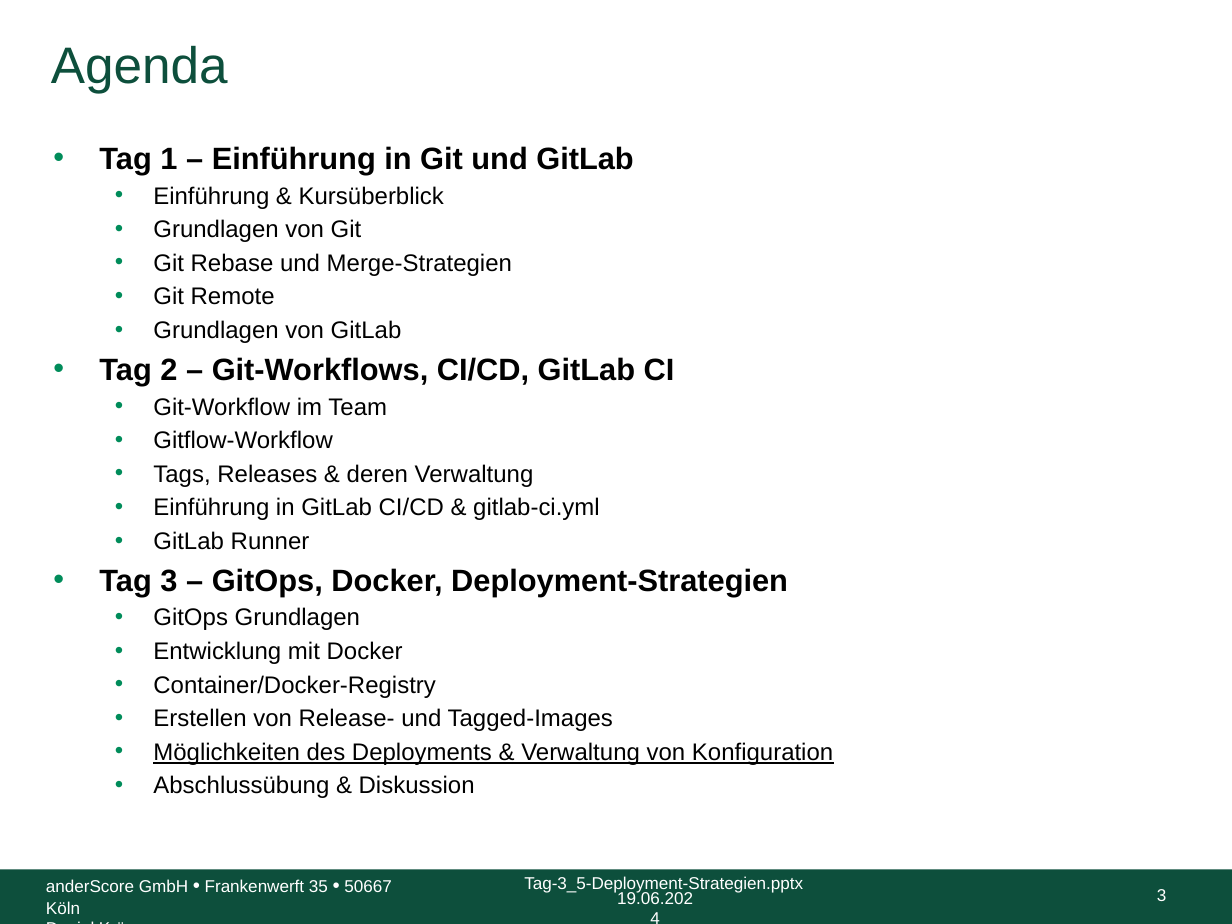
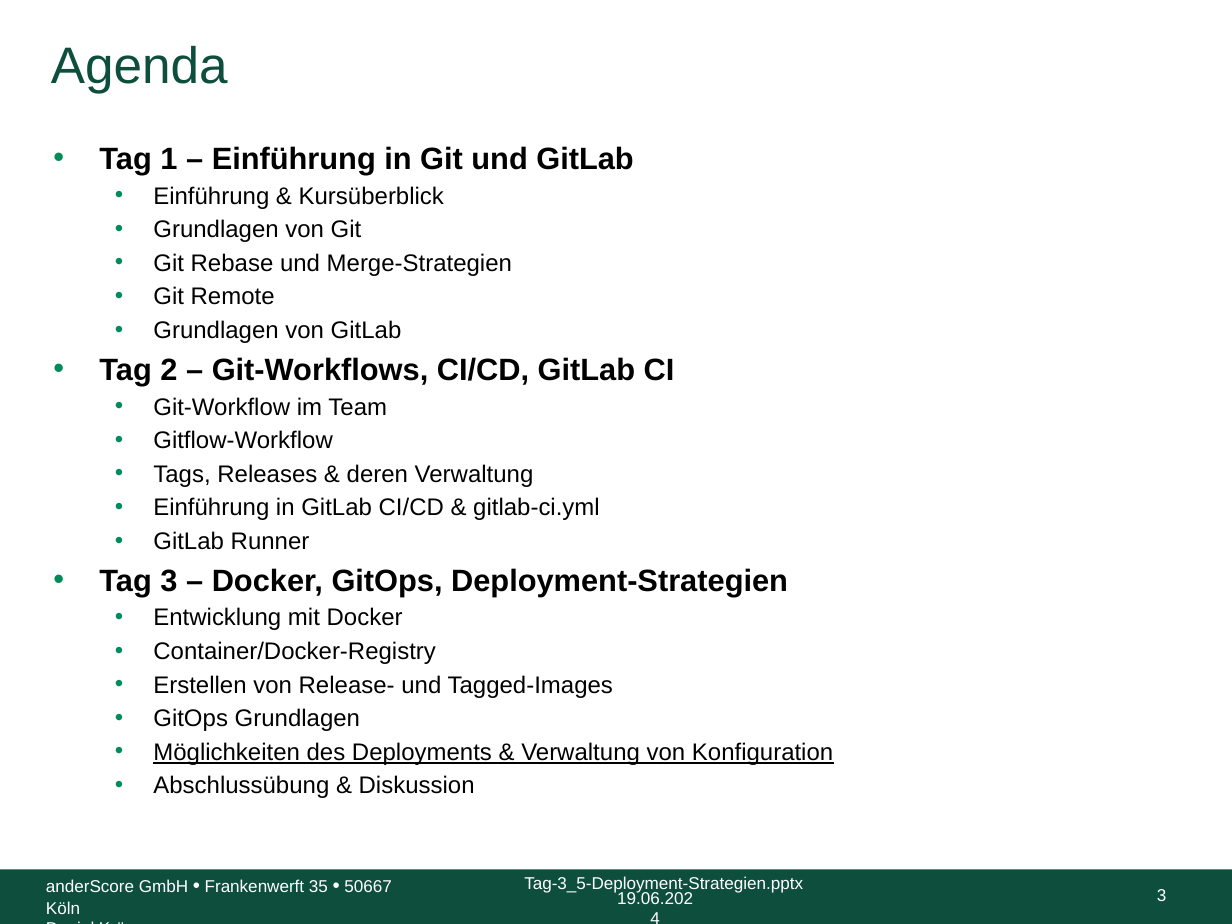
Before and after one commit to anderscore-gmbh/gitlab, a slide deck: slide 3 of slides/Tag-3_5-Deployment-Strategien.pptx. Drawn at 1232x924 pixels with LibreOffice and Linux fonts; fonts in the diff are those of the drawing; background and template pictures are left out. Boxes give left, top, right and bottom in pixels: in the first picture for what was removed or moved away, otherwise in the second. Text is boxed around its words. In the diff, an @@ line names an element or a change of style, - is before the commit and + after.

```diff
--- a/slides/Tag-3_5-Deployment-Strategien.pptx
+++ b/slides/Tag-3_5-Deployment-Strategien.pptx
@@ text at <box>99,568,788,596</box>: text changed @@
-• Tag 3 – GitOps, Docker, Deployment-Strategien
-  • GitOps Grundlagen
+• Tag 3 – Docker, GitOps, Deployment-Strategien
@@ text at <box>153,708,360,731</box>: paragraph added @@
+  • GitOps Grundlagen
```
Also in this commit, not shown: 2 other slides changed, 18 other files.
